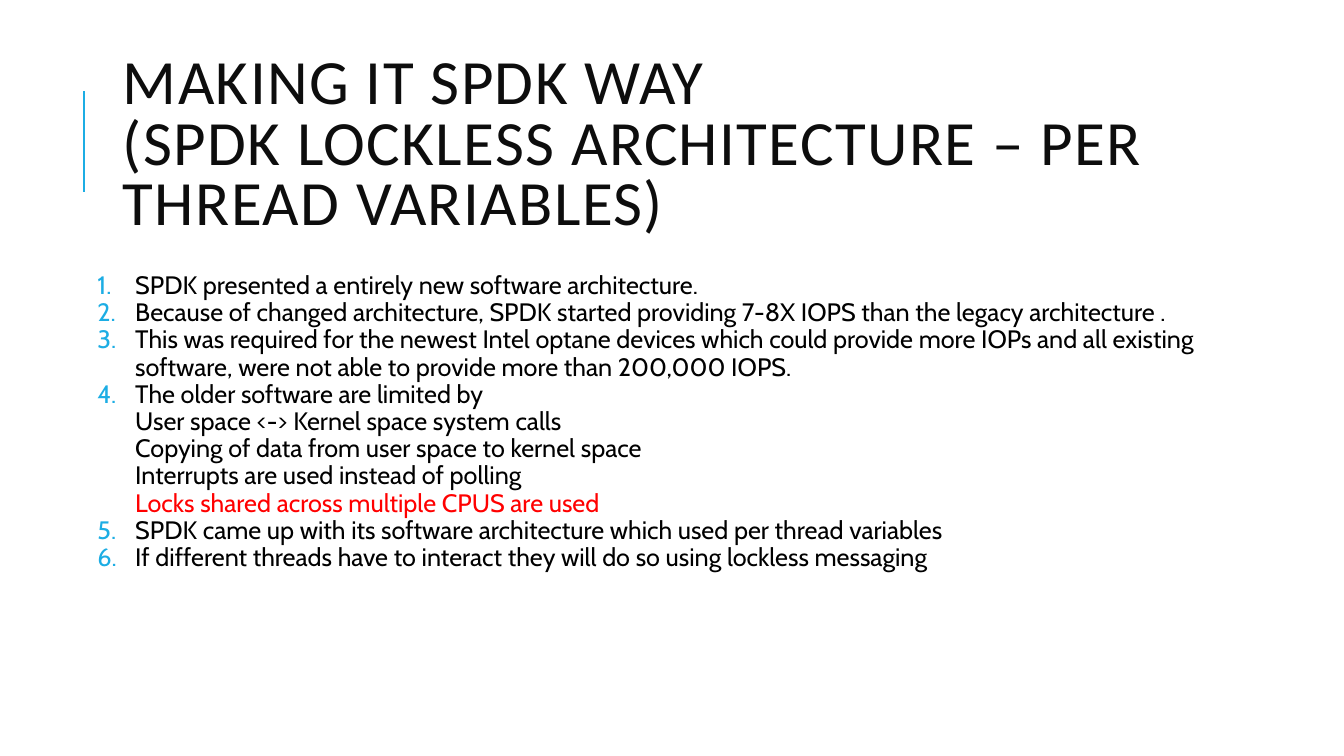
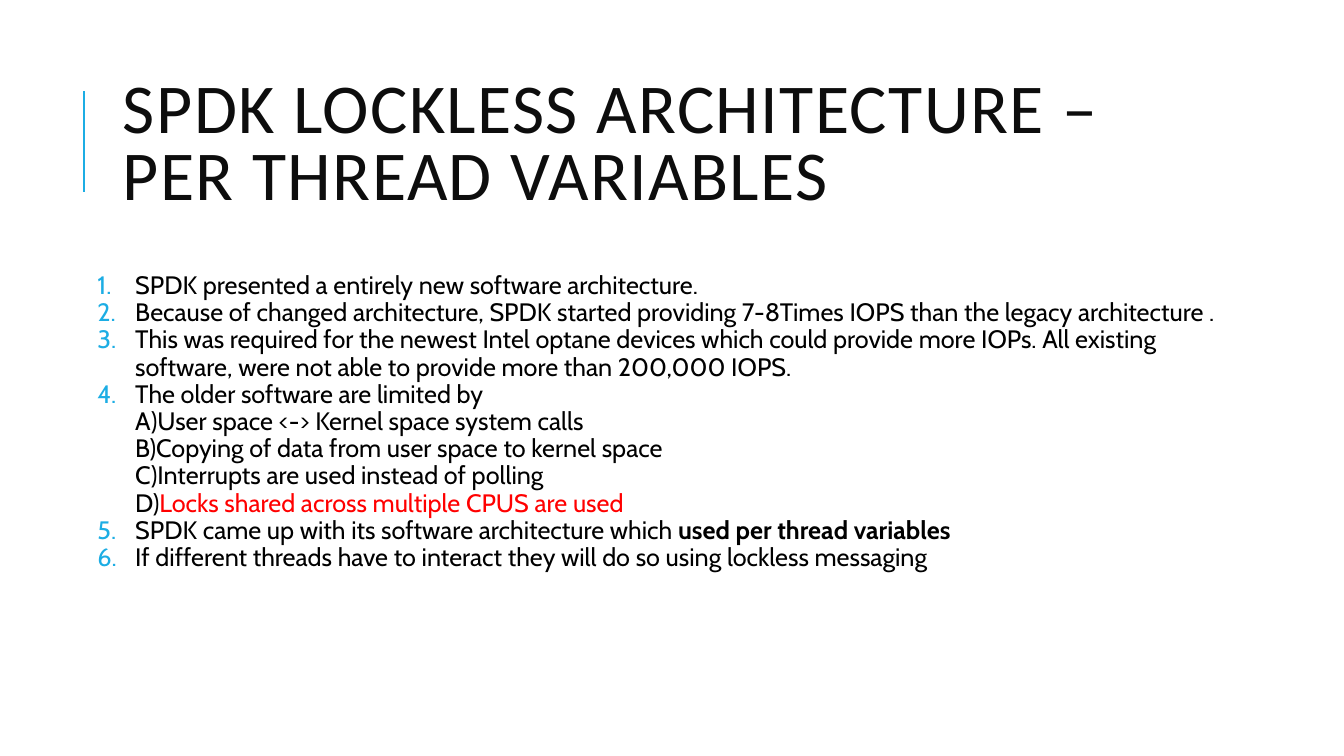
Before and after one commit to kundanthebest/osi2022, a slide deck: slide 18 of locking_presentation.pptx (slide 19 before the commit). Drawn at 1344x756 pixels with LibreOffice and Linux fonts; fonts in the diff are those of the drawing. Boxes give left, top, right and bottom in pixels: in the first picture for what was removed or moved away, otherwise in the second. Text is boxed around its words. In the diff, an @@ line names an element or a change of style, - is before the commit and + after.

```diff
--- a/locking_presentation.pptx
+++ b/locking_presentation.pptx
@@ title at (123, 87, 1045, 201): text changed; size 45 to 50 pt @@
-MAKING IT SPDK WAY
-(SPDK LOCKLESS ARCHITECTURE – PER THREAD VARIABLES)
+SPDK LOCKLESS ARCHITECTURE – PER THREAD VARIABLES
@@ text at (135, 302, 1203, 518): text changed @@
-2. Because of changed architecture, SPDK started providing 7-8X IOPS than the legacy architecture .
-3. This was required for the newest Intel optane devices which could provide more IOPs and all existing software, were not able to provide more than 200,000 IOPS.
-4. The older software are limited by
-   User space <-> Kernel space system calls
-   Copying of data from user space to kernel space
-   Interrupts are used instead of polling
-   Locks shared across multiple CPUS are used
+2. Because of changed architecture, SPDK started providing 7-8Times IOPS than the legacy architecture .
+3. This was required for the newest Intel optane devices which could provide more IOPs. All existing software, were not able to provide more than 200,000 IOPS.
+4. The older software are limited by
+   A)User space <-> Kernel space system calls
+   B)Copying of data from user space to kernel space
+   C)Interrupts are used instead of polling
+   D)Locks shared across multiple CPUS are used
@@ text at (135, 520, 951, 545): bold on in "used per thread variables" @@
```
Also in this commit, not shown: 6 other slides changed, 1 slide added, 1 slide removed.
